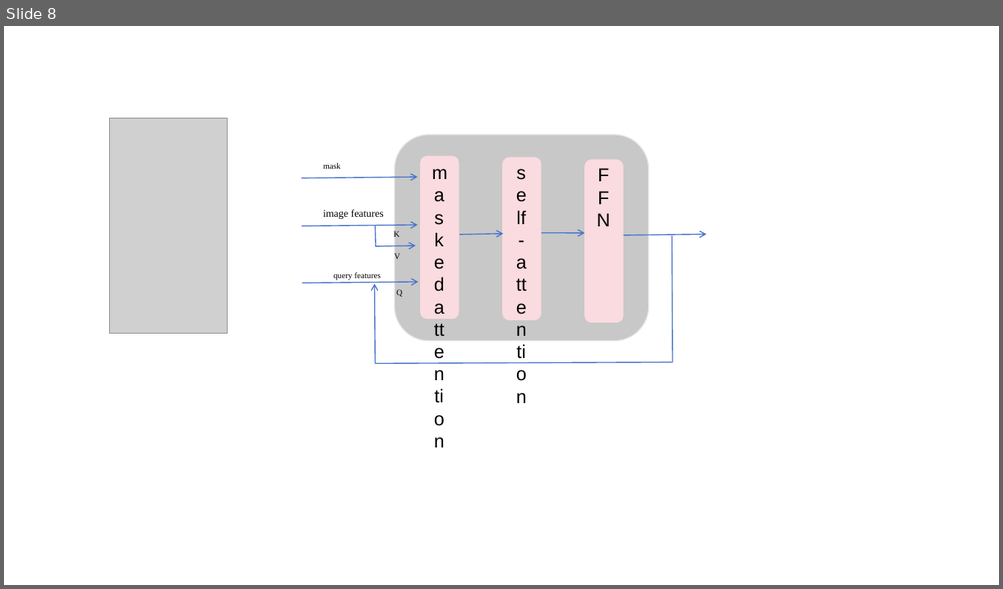
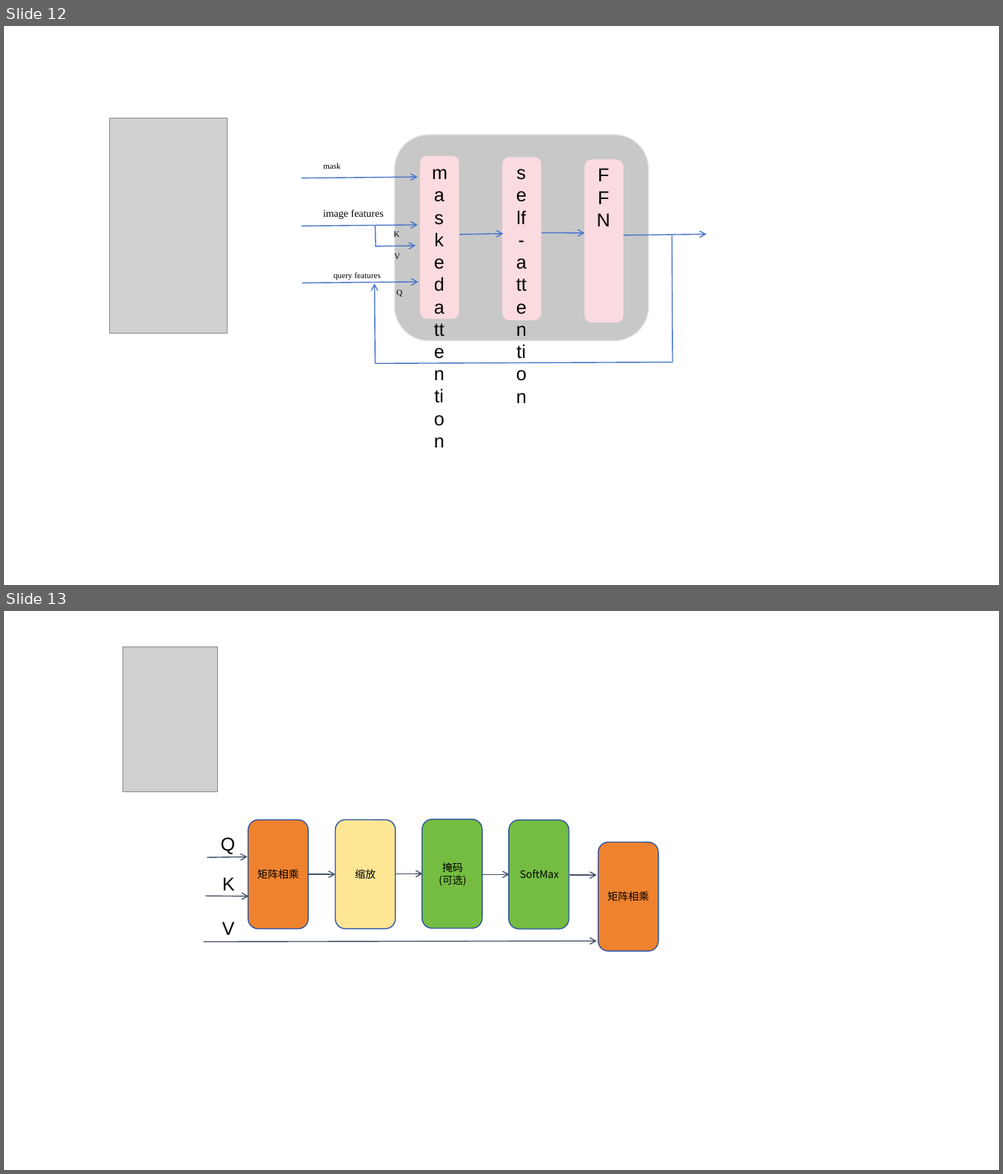
Before and after one commit to wanggy820/MedSAM, a slide deck: 小论文/architecture.pptx. Shown one above the other, each under a label of ours: slide 8 before the commit, slides 12 and 13 after it. The pictures are 1003x589 and 1003x1174 pixels, drawn with LibreOffice and Linux fonts; fonts in the diff are those of the drawing; grey boxes stand for pictures. Boxes give left, top, right and bottom in pixels: in the first picture for what was removed or moved away, otherwise in the second. Text is boxed around its words. In the diff, an @@ line names an element or a change of style, - is before the commit and + after.

```diff
--- a/小论文/architecture.pptx
+++ b/小论文/architecture.pptx
@@ slide 13 added at bbox=[4, 611, 999, 1170], background #FFFFFF @@
@@ picture added at bbox=[122, 647, 218, 792] @@
@@ rounded rectangle added at bbox=[248, 820, 307, 929], fill #EE822F, outline #2E54A1 1 pt @@
@@ rounded rectangle added at bbox=[336, 820, 395, 929], fill #FEE695, outline #2E54A1 1 pt @@
@@ rounded rectangle added at bbox=[422, 819, 481, 928], fill #75BD42, outline #2E54A1 1 pt @@
@@ rounded rectangle added at bbox=[509, 820, 569, 929], fill #75BD42, outline #2E54A1 1 pt @@
@@ text added at bbox=[221, 837, 236, 854], 18 pt, text #000000 @@
+Q
@@ rounded rectangle added at bbox=[598, 843, 657, 951], fill #EE822F, outline #2E54A1 1 pt @@
@@ arrow added from (207, 858) to (247, 857), #44546A 1 pt @@
@@ text added at bbox=[257, 869, 299, 879], 10 pt, text #000000 @@
+矩阵相乘
@@ arrow added from (308, 874) to (336, 874), #44546A 1 pt @@
@@ text added at bbox=[355, 869, 375, 879], 10 pt, text #000000 @@
+缩放
@@ arrow added from (395, 874) to (423, 874), #44546A 1 pt @@
@@ text added at bbox=[438, 863, 466, 886], 10 pt, text #000000 @@
+掩码
+(可选)
@@ arrow added from (482, 874) to (509, 874), #44546A 1 pt @@
@@ text added at bbox=[520, 869, 559, 878], 10 pt, text #000000 @@
+SoftMax
@@ arrow added from (569, 875) to (597, 875), #44546A 1 pt @@
@@ arrow added from (205, 896) to (249, 897), #44546A 1 pt @@
@@ text added at bbox=[222, 877, 235, 891], 18 pt, text #000000 @@
+K
@@ text added at bbox=[607, 891, 649, 901], 10 pt, text #000000 @@
+矩阵相乘
@@ arrow added from (203, 943) to (597, 942), #44546A 1 pt @@
@@ text added at bbox=[222, 922, 235, 935], 18 pt, text #000000 @@
+V
@@ what was slide 8 is now slide 12 @@
```
Also in this commit, not shown: 6 other slides added, 11 other files.
